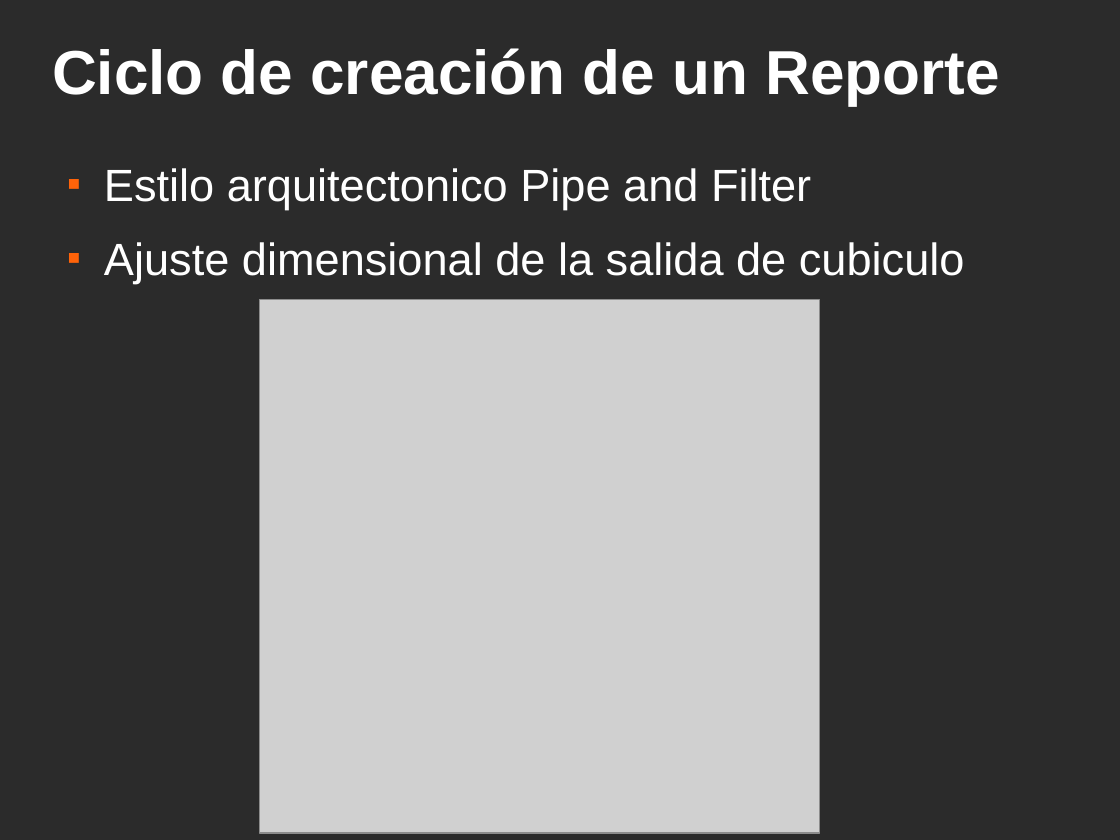
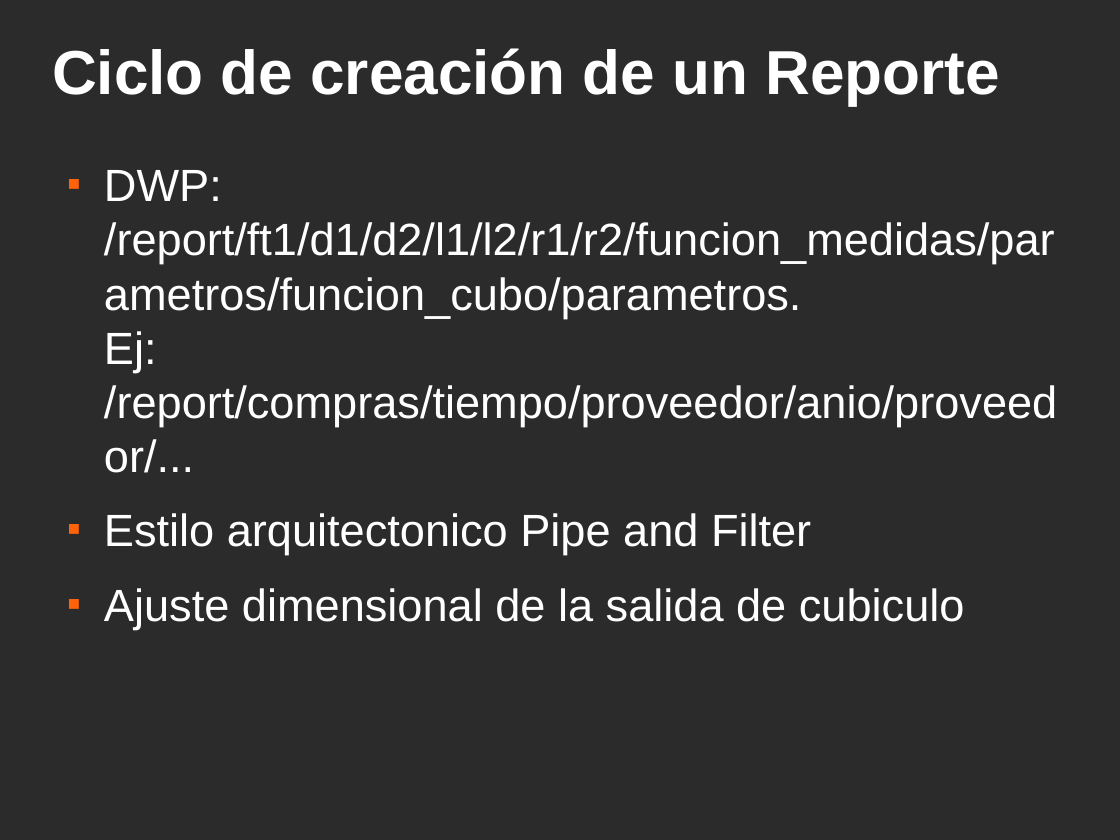
Before and after one commit to ervin45/proyectofinal, a slide deck: slide 36 of doc/material_para_la_catedra/presentacion_final/presentacion_final.odp. Drawn at 1120x840 pixels with LibreOffice and Linux fonts; fonts in the diff are those of the drawing; grey boxes stand for pictures; background and template pictures are left out; a plain dark background stands for a picture behind light text. Boxes give left, top, right and bottom in pixels: in the first picture for what was removed or moved away, otherwise in the second. Text is boxed around its words. In the diff, an @@ line names an element or a change of style, - is before the commit and + after.

Commit message:
presentacion

```diff
--- a/doc/material_para_la_catedra/presentacion_final/presentacion_final.odp
+++ b/doc/material_para_la_catedra/presentacion_final/presentacion_final.odp
@@ text at (104,170,1057,427): paragraph added @@
+■ DWP: /report/ft1/d1/d2/l1/l2/r1/r2/funcion_medidas/parametros/funcion_cubo/parametros.
+  Ej: /report/compras/tiempo/proveedor/anio/proveedor/...
@@ picture removed at (260,300,820,833) @@
```
Also in this commit, not shown: 1 slide added.
